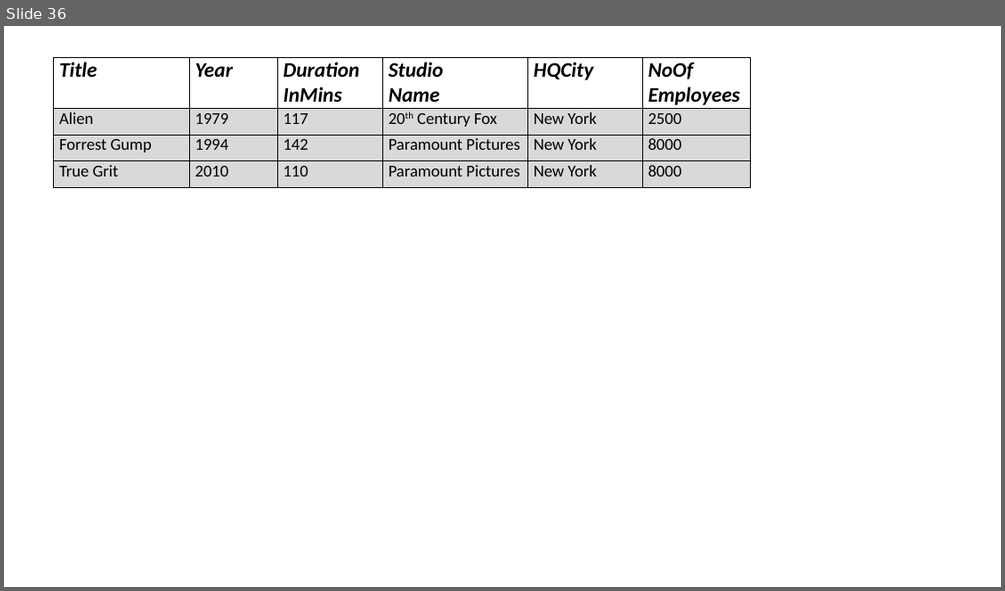
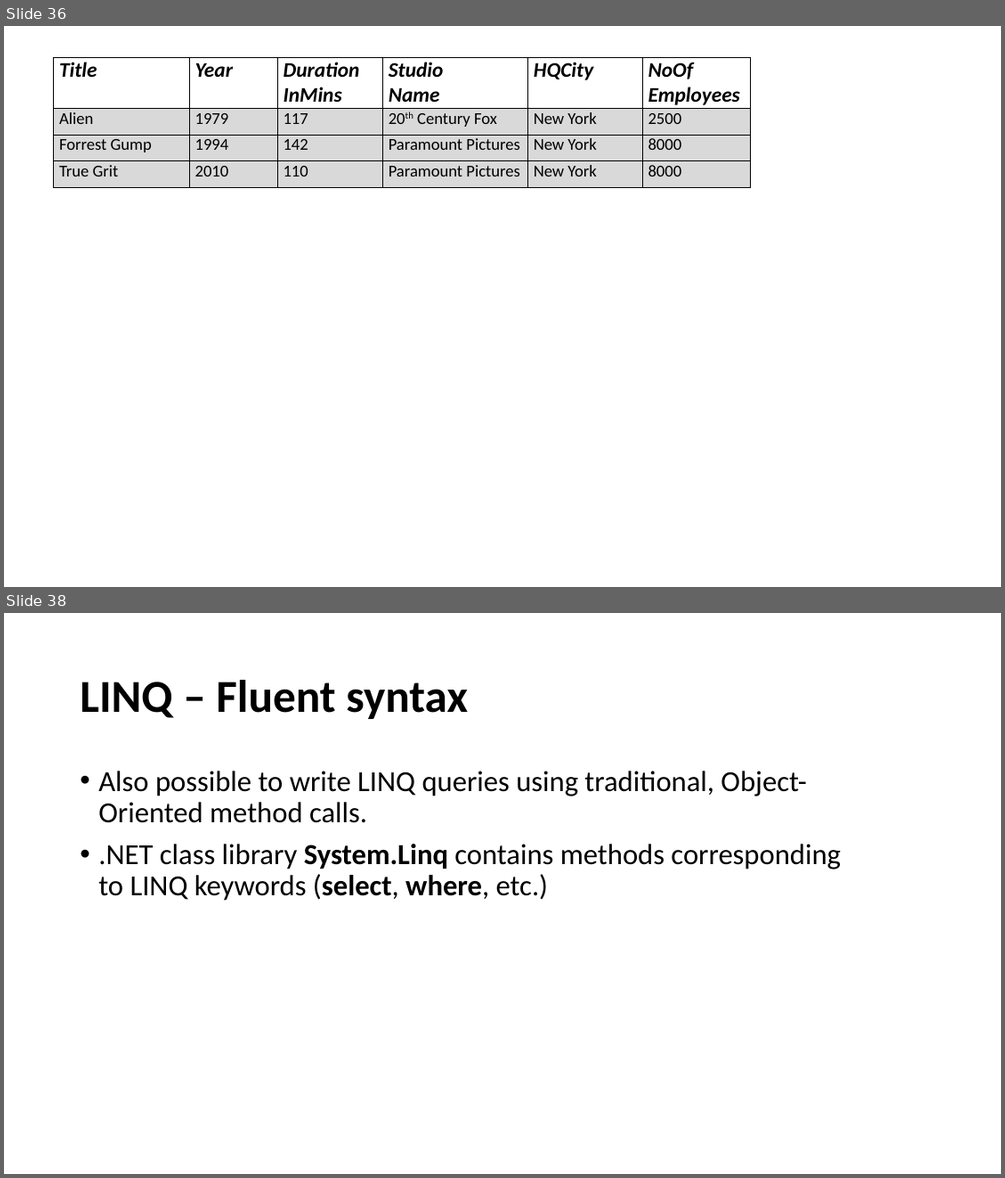
Before and after one commit to perl-easj/OOProg, a slide deck: Chap/Prog03/Presentations/LINQ.pptx. Shown one above the other, each under a label of ours: slide 36 before the commit, slides 36 and 38 after it; the slides between them are not shown. The pictures are 1005x591 and 1005x1178 pixels, drawn with LibreOffice and Linux fonts; fonts in the diff are those of the drawing. Boxes give left, top, right and bottom in pixels: in the first picture for what was removed or moved away, otherwise in the second. Text is boxed around its words. In the diff, an @@ line names an element or a change of style, - is before the commit and + after.

Commit message:
Updated LINQ and Persistency materials
Added InvoiceGenerator and GameDBApp (unfinished)

```diff
--- a/Chap/Prog03/Presentations/LINQ.pptx
+++ b/Chap/Prog03/Presentations/LINQ.pptx
@@ slide 38 added at box(4, 613, 1001, 1174), background #FFFFFF @@
@@ title added at box(80, 680, 468, 719), 44 pt, text #000000, bold @@
+LINQ – Fluent syntax
@@ text added at box(98, 771, 841, 900), 28 pt, text #000000 @@
+• Also possible to write LINQ queries using traditional, Object-Oriented method calls.
+• .NET class library System.Linq contains methods corresponding to LINQ keywords (select, where, etc.)
```
Also in this commit, not shown: 2 slides changed, 14 other slides added, 43 other files.
